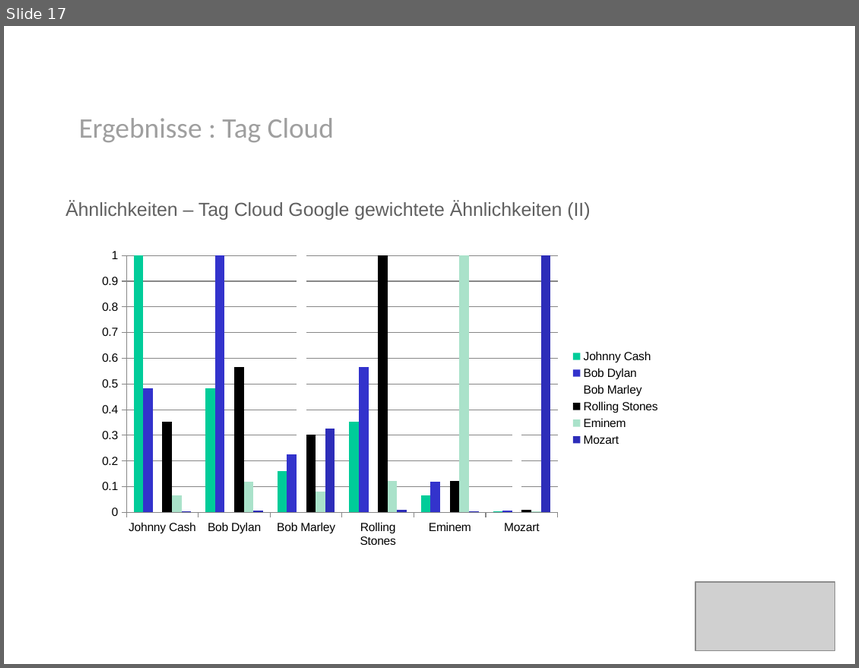
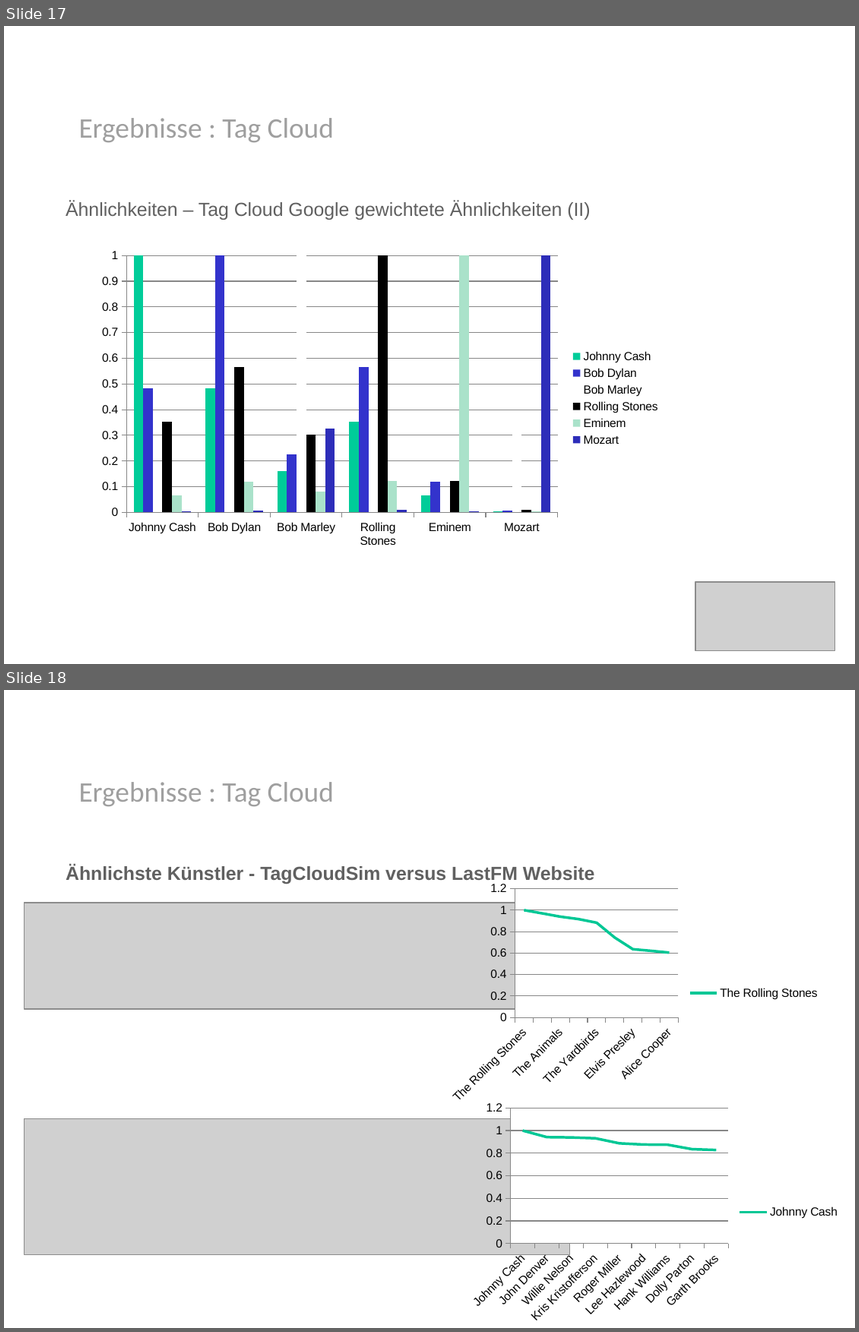
Before and after one commit to ohuguy/mirlastfm, a slide deck: presentation/presentation.pptx. Shown one above the other, each under a label of ours: slide 17 before the commit, slides 17 and 18 after it. The pictures are 859x668 and 859x1332 pixels, drawn with LibreOffice and Linux fonts; fonts in the diff are those of the drawing; grey boxes stand for pictures; background and template pictures are left out. Boxes give left, top, right and bottom in pixels: in the first picture for what was removed or moved away, otherwise in the second. Text is boxed around its words. In the diff, an @@ line names an element or a change of style, - is before the commit and + after.

```diff
--- a/presentation/presentation.pptx
+++ b/presentation/presentation.pptx
@@ slide 18 added at [4, 690, 855, 1328], background #FFFFFF @@
@@ text added at [79, 782, 334, 806], 24 pt, text #9F9F9F @@
+Ergebnisse : Tag Cloud
@@ text added at [66, 865, 595, 885], 16 pt, text #606060, bold @@
+Ähnlichste Künstler - TagCloudSim versus LastFM Website
@@ line chart added at [443, 877, 829, 1109] @@
+categories: The Rolling Stones, The Who, The Animals, The Kinks, The Yardbirds, Deep Purple, Elvis Presley, AC/DC, Alice Cooper
+The Rolling Stones: 1, 0.97, 0.94, 0.92, 0.88, 0.74, 0.64, 0.62, 0.6
@@ picture added at [24, 903, 556, 1009] @@
@@ line chart added at [463, 1097, 848, 1328] @@
+categories: Johnny Cash, John Denver, Willie Nelson, Kris Kristofferson, Roger Miller, Lee Hazlewood, Hank Williams, Dolly Parton, Garth Brooks
+Johnny Cash: 1, 0.94, 0.94, 0.93, 0.89, 0.88, 0.87, 0.84, 0.83
@@ picture added at [24, 1119, 570, 1255] @@
```
Also in this commit, not shown: 1 other file.
